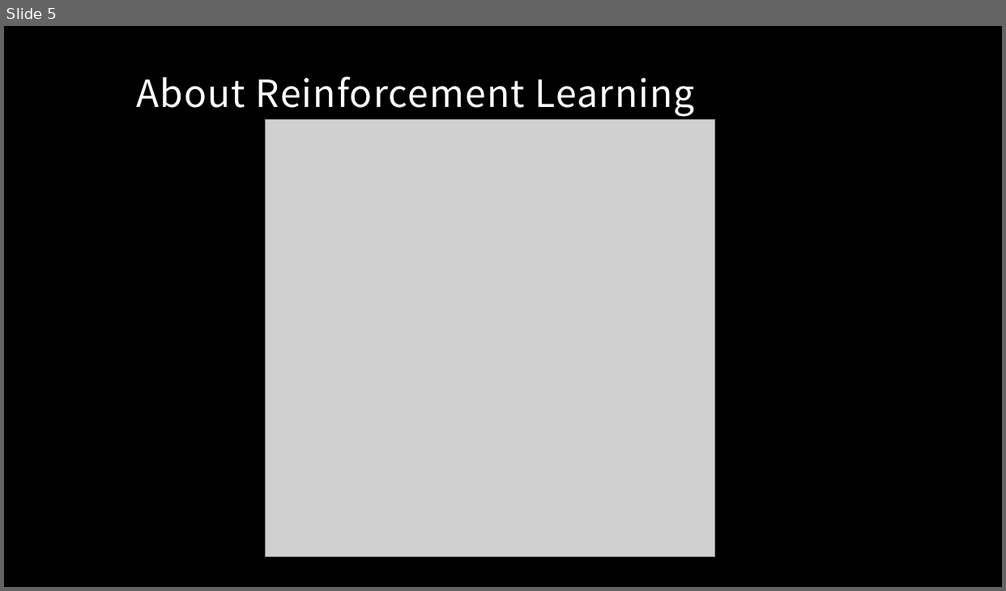
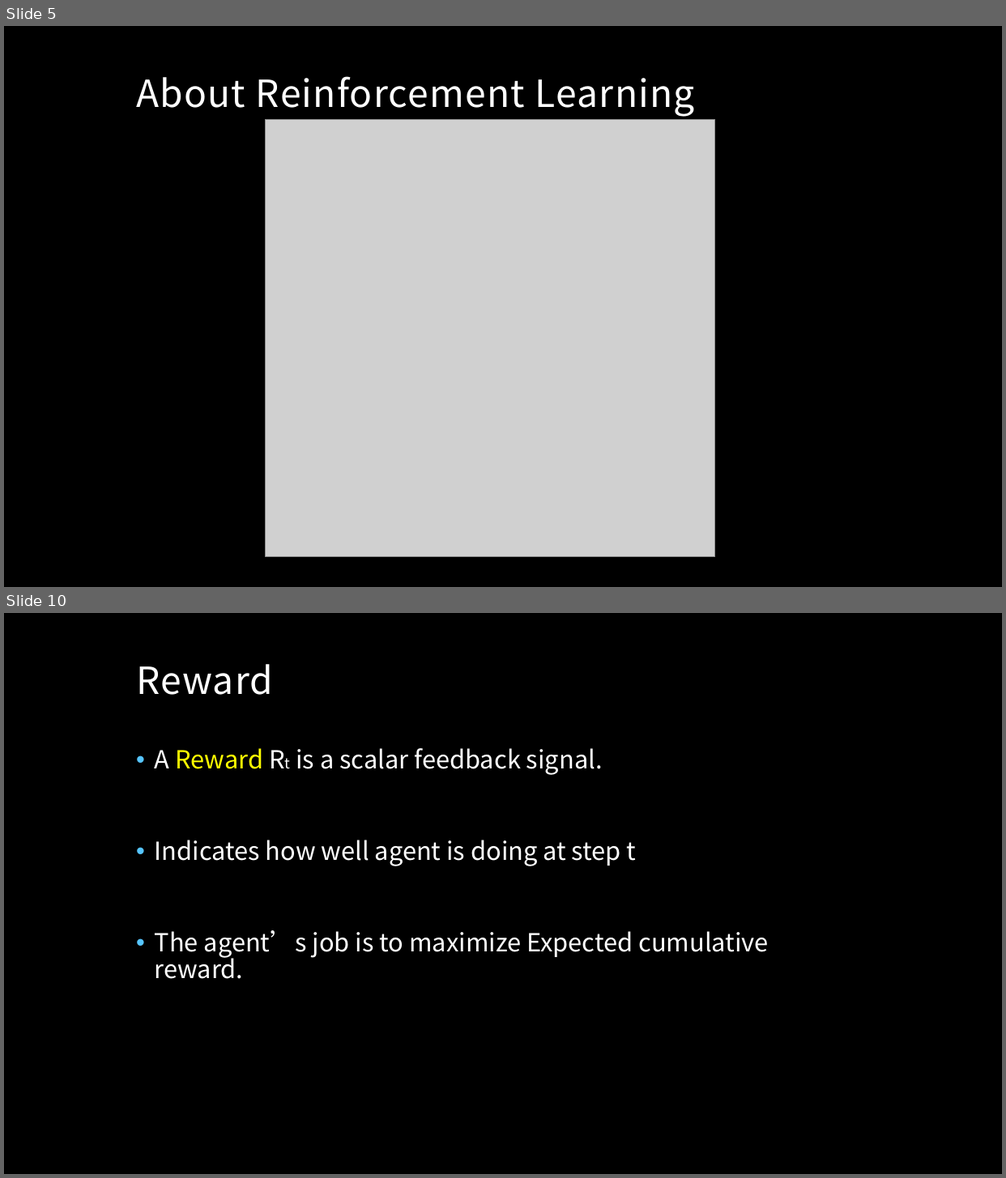
Before and after one commit to MacgyverLin/VintageComputer, a slide deck: Speech/Reinforcement Learning.pptx. Shown one above the other, each under a label of ours: slide 5 before the commit, slides 5 and 10 after it; the slides between them are not shown. The pictures are 1006x591 and 1006x1178 pixels, drawn with LibreOffice and Linux fonts; fonts in the diff are those of the drawing; grey boxes stand for pictures; background and template pictures are left out. Boxes give left, top, right and bottom in pixels: in the first picture for what was removed or moved away, otherwise in the second. Text is boxed around its words. In the diff, an @@ line names an element or a change of style, - is before the commit and + after.

```diff
--- a/Speech/Reinforcement Learning.pptx
+++ b/Speech/Reinforcement Learning.pptx
@@ slide 10 added at [4,613,1002,1174], background picture (left out) @@
@@ title added at [136,664,273,695], 36 pt, text #FFFFFF @@
+Reward
@@ text added at [155,748,769,979], 24 pt, text #FFFFFF @@
+• A Reward Rt is a scalar feedback signal.
+• Indicates how well agent is doing at step t
+• The agent’s job is to maximize Expected cumulative reward.
```
Also in this commit, not shown: 10 other slides added, 8 slides removed.
